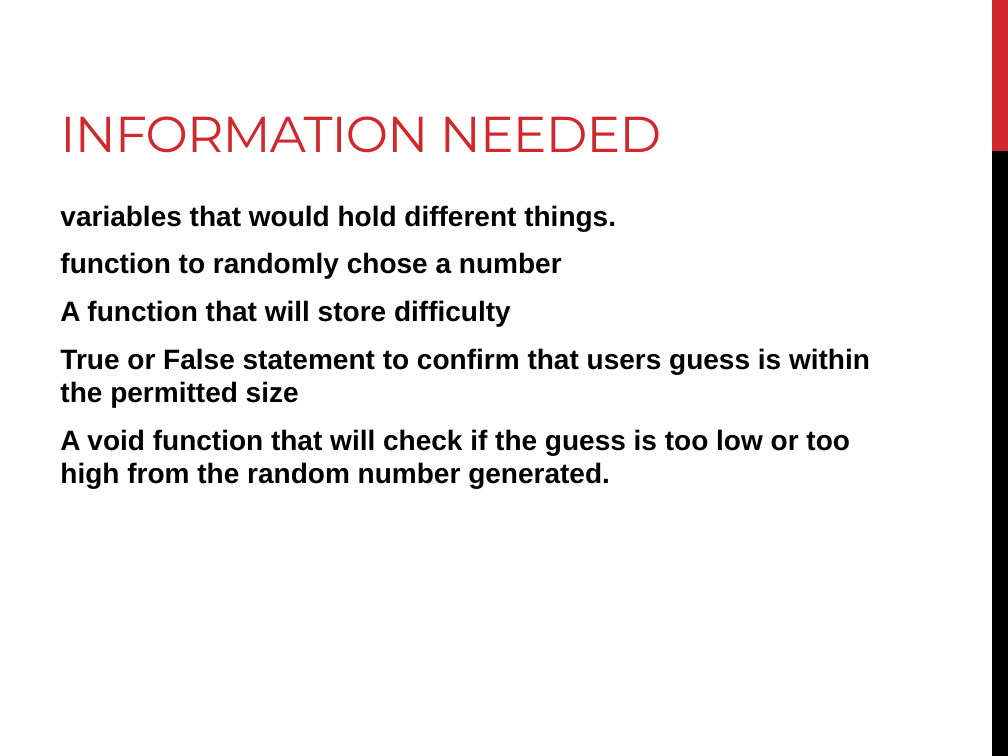
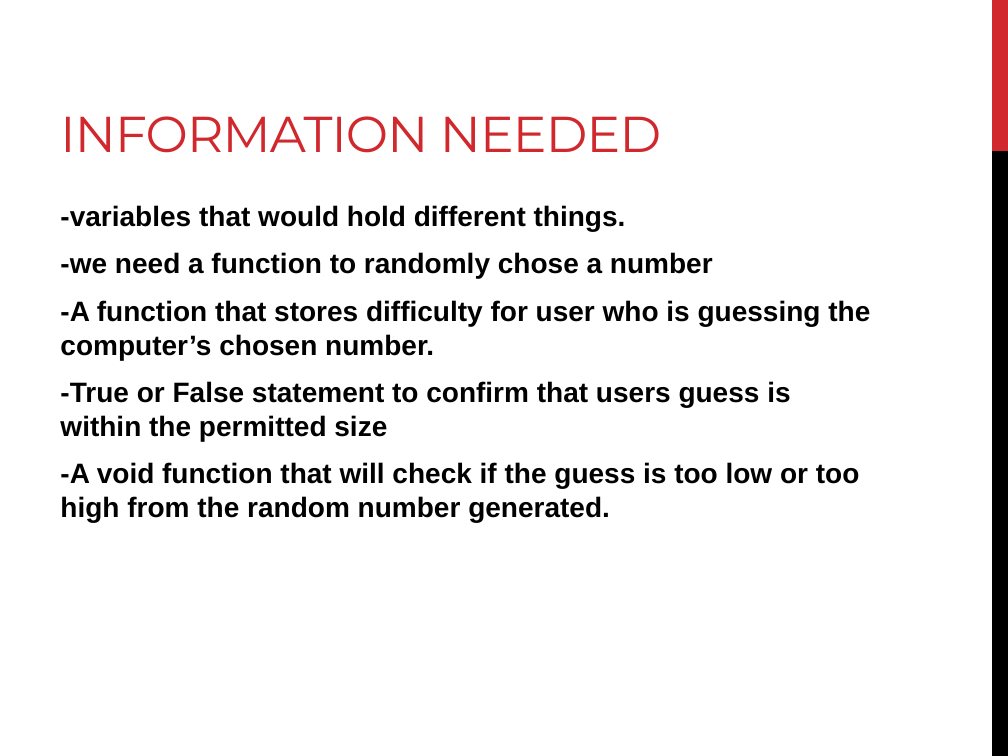
Before and after one commit to pnbrown/Number-Guesser, a slide deck: slide 8 of Presentation For Final Project C++ CIS27.pptx (slide 5 before the commit). Drawn at 1008x756 pixels with LibreOffice and Linux fonts; fonts in the diff are those of the drawing. Boxes give left, top, right and bottom in pixels: in the first picture for what was removed or moved away, otherwise in the second. Text is boxed around its words. In the diff, an @@ line names an element or a change of style, - is before the commit and + after.

```diff
--- a/Presentation For Final Project C++ CIS27.pptx
+++ b/Presentation For Final Project C++ CIS27.pptx
@@ text at <box>60,205,870,522</box>: text changed @@
-variables that would hold different things.
-function to randomly chose a number
-A function that will store difficulty
-True or False statement to confirm that users guess is within the permitted size
-A void function that will check if the guess is too low or too high from the random number generated.
+-variables that would hold different things.
+-we need a function to randomly chose a number
+-A function that stores difficulty for user who is guessing the computer’s chosen number.
+-True or False statement to confirm that users guess is within the permitted size
+-A void function that will check if the guess is too low or too high from the random number generated.
```
Also in this commit, not shown: 3 other slides changed, 4 slides added.
